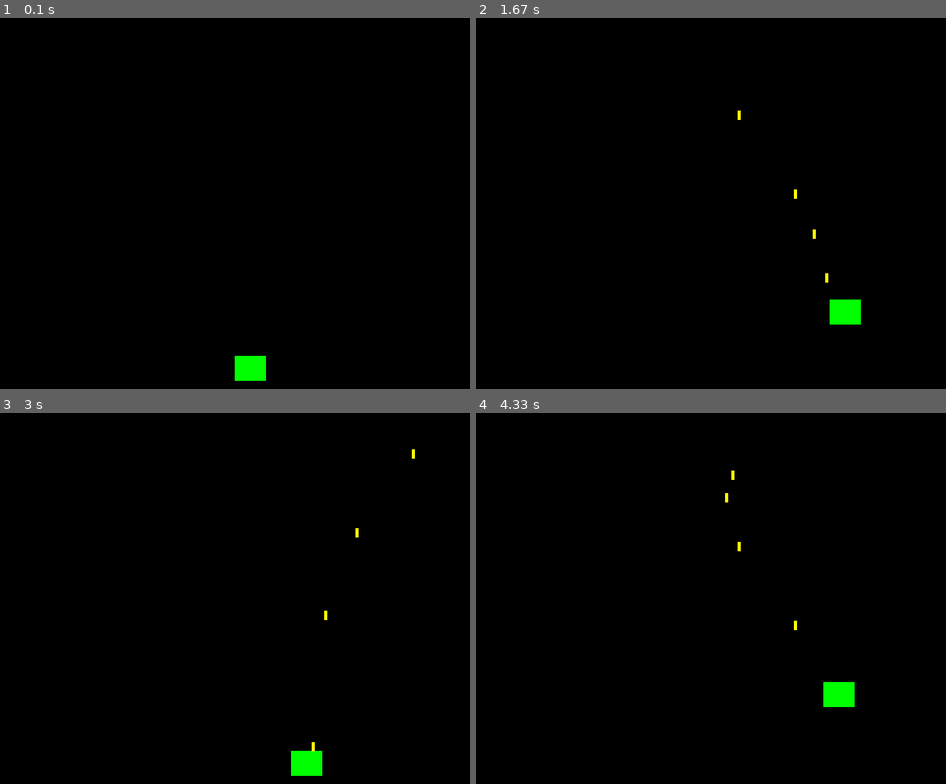
Above: before the commit, frames 1-4 (two rows, left to right).
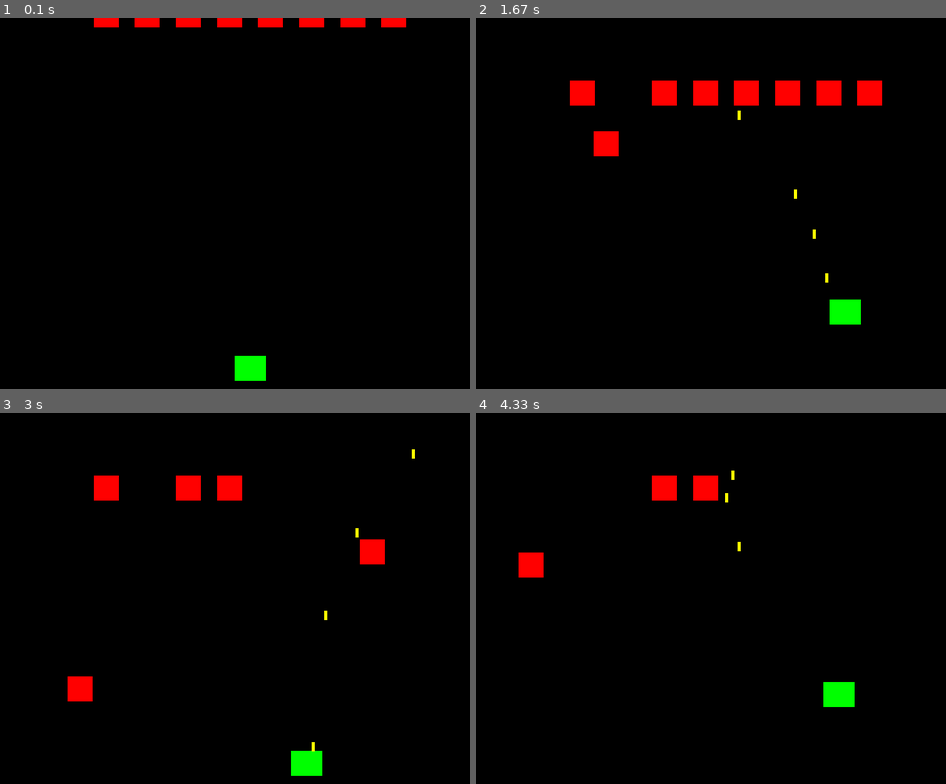
Above: after the commit, the same moments.

Repository: Waflya121/Pygame
Game: pygame game, started from Звездные воители/main.py
Same seed, same stepped clock (60 frames per second), same inputs: the game is played once before the commit and once after it.
Inputs:
- Up to frame 1 (0.1 s): no input
- Up to frame 2 (1.67 s): tap Space at 0.33, 0.73, 1.03, 1.23, 1.57 s; hold Right 0.67-1.13 s; hold Up 1.17-1.47 s; hold Right from 1.5 s (still down)
- Up to frame 3 (3 s): tap Space at 1.87, 2.07, 2.37, 2.63, 2.97 s; release Right at 1.97 s; hold Left 2-2.53 s; hold Down 2.57-2.87 s; hold Left from 2.9 s (still down)
- Up to frame 4 (4.33 s): tap Space at 3.27, 3.4, 3.8, 4.1 s; release Left at 3.3 s; hold Up 3.33-3.7 s; hold Right from 3.73 s (still down)

The runs differ from the first frame. In frame 1, 1.1% of the frame differs, in the area x 19-87%, y 0-3%; in frame 2, 2.9%, in the area x 19-87%, y 16-38%; in frame 3, 1.8%; in frame 4, 1.1%.

Commit message:
Refactor main.py to use Game class for logic

Diff:
--- a/Звездные воители/main.py
+++ b/Звездные воители/main.py
@@ -1,47 +1,38 @@
 import sys
+import pygame
+from config import WIDTH, HEIGHT, FPS, TITLE
+from game import Game
 
-import pygame
+def main():
+    pygame.init()
+    screen = pygame.display.set_mode((WIDTH, HEIGHT))
+    pygame.display.set_caption(TITLE)
+    clock = pygame.time.Clock()
 
-from config import WIDTH, HEIGHT, FPS, TITLE, BLACK
-from player import Player
+    game = Game(screen)
 
-pygame.init()
-screen = pygame.display.set_mode((WIDTH, HEIGHT))
-pygame.display.set_caption(TITLE)
-clock = pygame.time.Clock()
+    game.spawn_wave()
 
-player = Player()
-bullets = []
+    running = True
+    while running:
+        clock.tick(FPS)
 
-# Главный цикл игры
-running = True
-while running:
-    clock.tick(FPS)
+        for event in pygame.event.get():
+            if event.type == pygame.QUIT:
+                running = False
 
-    for event in pygame.event.get():
-        if event.type == pygame.QUIT:
-            running = False
-        # Проверяем одиночное нажатие на Пробел
-        elif event.type == pygame.KEYDOWN:
-            if event.key == pygame.K_SPACE:
-                new_bullet = player.shoot()
-                bullets.append(new_bullet)
+            elif event.type == pygame.KEYDOWN:
+                if event.key == pygame.K_SPACE:
+                    new_bullet = game.player.shoot()
+                    game.bullets.append(new_bullet)
 
-    player.update()
+        game.update()
+        game.draw()
 
-    for bullet in bullets[:]:
-        bullet.update()
-        if bullet.y < -bullet.height:
-            bullets.remove(bullet)
+        pygame.display.flip()
 
-    screen.fill(BLACK)
-    player.draw(screen)
+    pygame.quit()
+    sys.exit()
 
-    # Рисуем все пули
-    for bullet in bullets:
-        bullet.draw(screen)
-
-    pygame.display.flip()
-
-pygame.quit()
-sys.exit()
+if __name__ == "__main__":
+    main()
